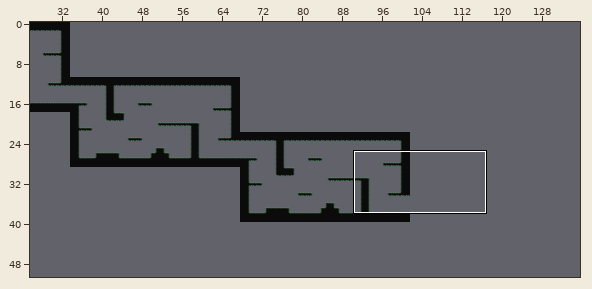
Tiled map, stored at assets/level1.tmx. The picture above shows the old version from afar; the outline marks the close-up.
Close-up. Before the edit:
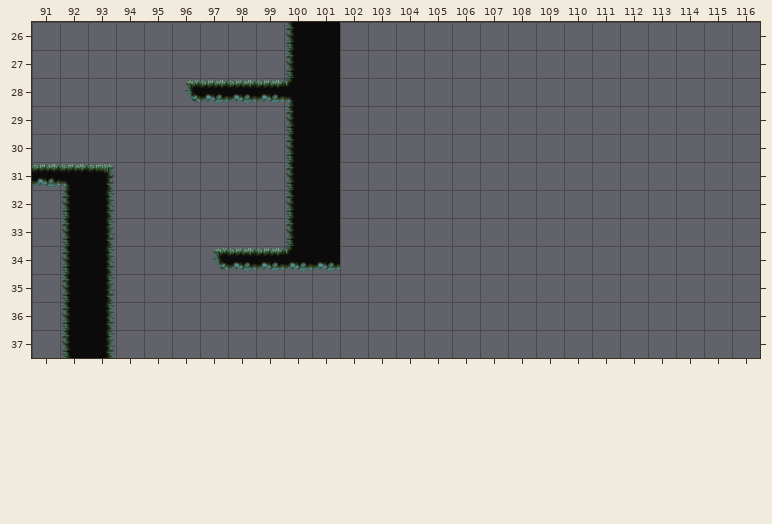
Cells are 512x512 px. Shown: x 91..116, y 26..37. The commit also changed other parts of the map, which this record leaves out. The old version is drawn lined up with the new one.
After the commit:
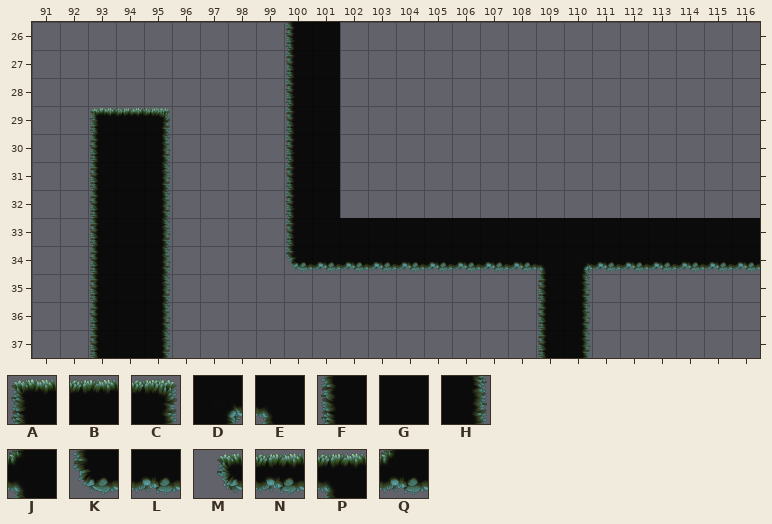
Key: from "Mossy - TileSet": A 0, B 1, C 2, D 4, E 5, F 7, G 8, H 9, J 13, K 14, L 15, M 21, N 22, P 31, Q 38.
_ is an empty cell.
Difference:
map size 102x40 -> 136x51 cells
Layer "graphics":
y 28: x 96..100 MNNNJ -> ____F
y 29: x 93..95 ___ -> ABC
y 30: x 93..95 ___ -> FGH
y 31: x 91..95 NPC__ -> __FGH
y 32: x 92..95 FH__ -> _FGH
y 33: x 92..95 FH__ -> _FGH; x 102..116 _______________ -> GGGGGGGGGGGGGGG
y 34: x 92..95 FH__ -> _FGH; x 97..100 MNNQ -> ___K; x 102..116 _______________ -> LLLLLLLEDLLLLLL
y 35..37: x 92..95 FH__ -> _FGH; x 109..110 __ -> FH
Where, in picture pixels (left, top, right, bottom), the same in both close-ups:
changed: (32, 78, 301, 358)
added: (340, 218, 760, 358)
